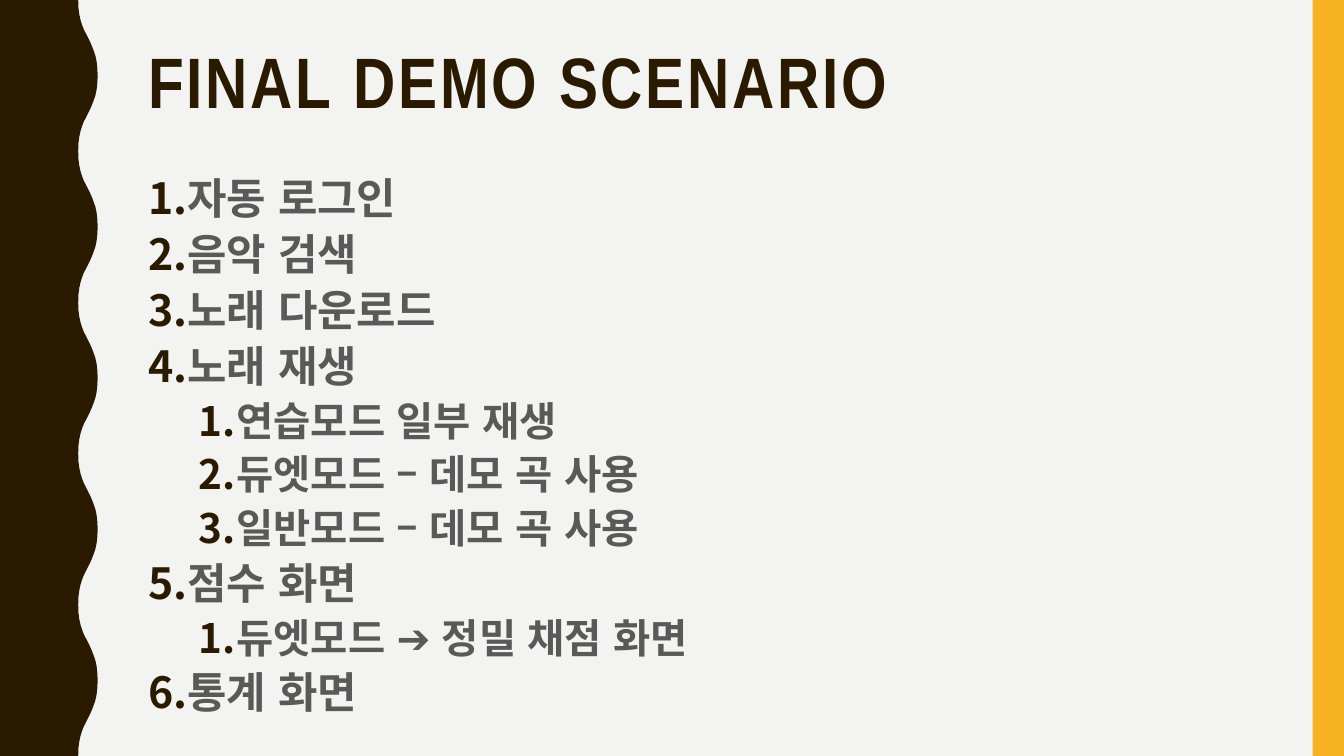
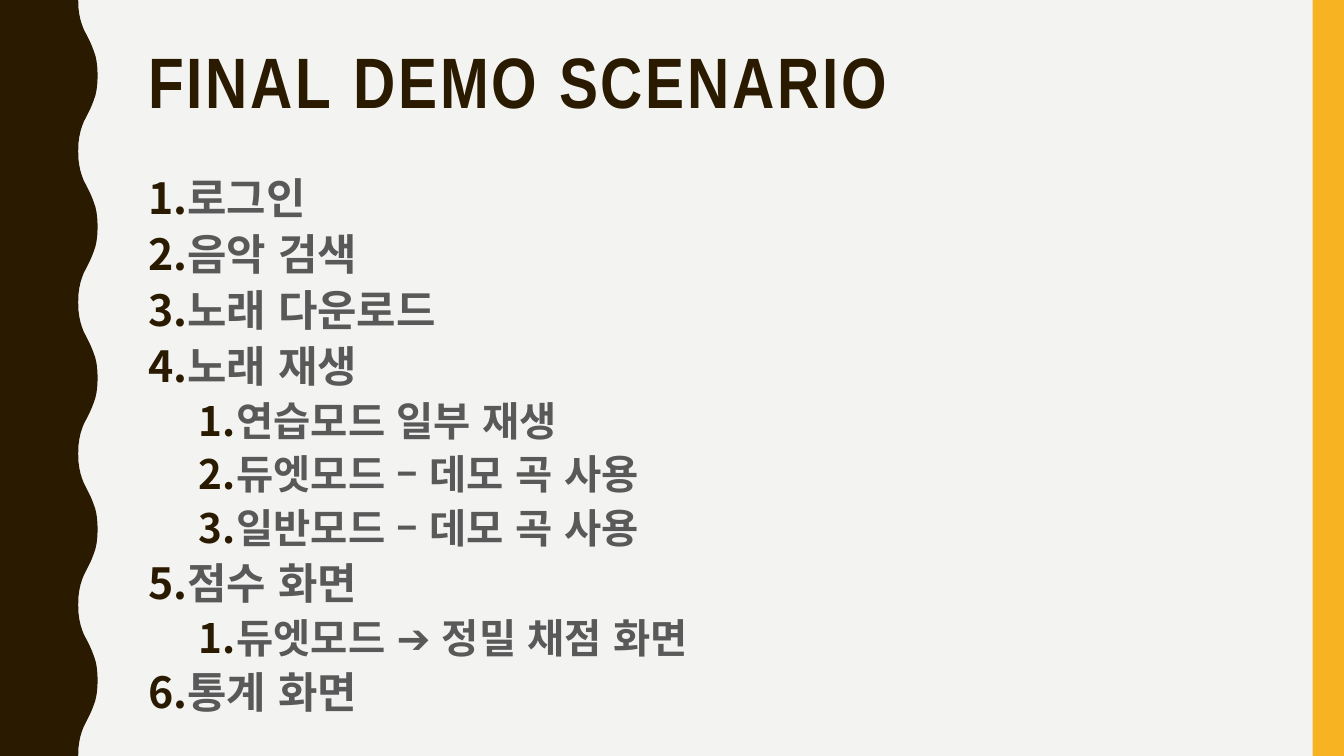
Before and after one commit to comnamu18/VoiceCAU, a slide deck: slide 8 of Documents/FINAL/캡스톤_4조_최종데모_v0.7.pptx. Drawn at 1344x756 pixels with LibreOffice and Linux fonts; fonts in the diff are those of the drawing. Boxes give left, top, right and bottom in pixels: in the first picture for what was removed or moved away, otherwise in the second. Text is boxed around its words. In the diff, an @@ line names an element or a change of style, - is before the commit and + after.

```diff
--- a/Documents/FINAL/캡스톤_4조_최종데모_v0.7.pptx
+++ b/Documents/FINAL/캡스톤_4조_최종데모_v0.7.pptx
@@ text at (148,178,305,217): text changed @@
-1. 자동 로그인
+1. 로그인
```
Also in this commit, not shown: 1 other slide changed, 4 other files.
